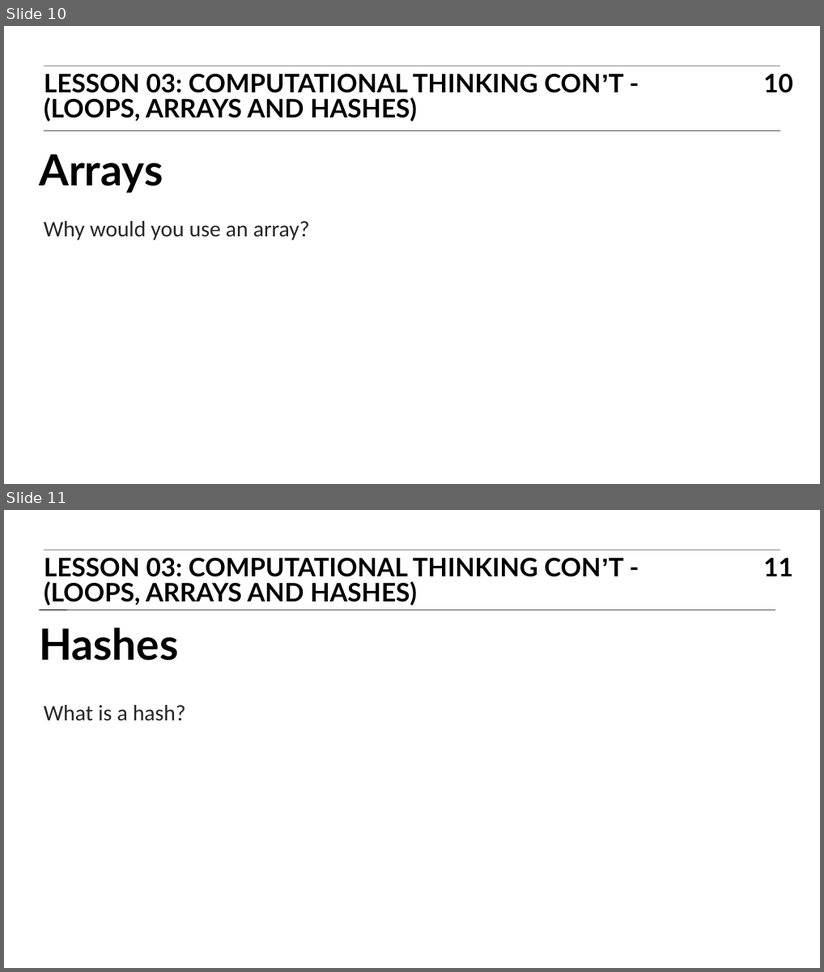
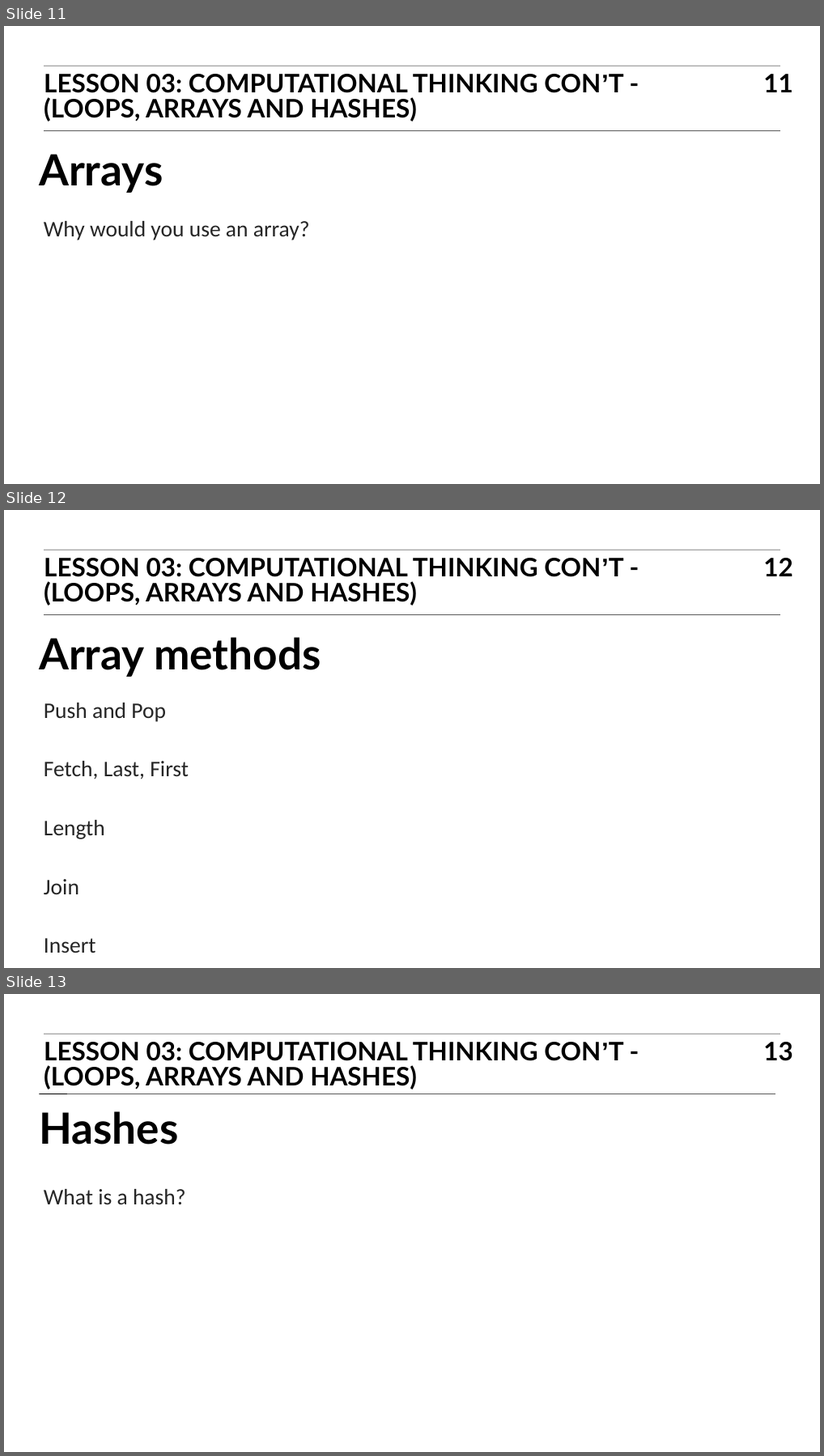
Before and after one commit to TravisGriffiths/ITR-BOS-01, a slide deck: Slides/03_ITR_slides.ppt. Shown one above the other, each under a label of ours: slides 10 and 11 before the commit, slides 11, 12 and 13 after it. The pictures are 824x972 and 824x1456 pixels, drawn with LibreOffice and Linux fonts; fonts in the diff are those of the drawing. Boxes give left, top, right and bottom in pixels: in the first picture for what was removed or moved away, otherwise in the second. Text is boxed around its words. In the diff, an @@ line names an element or a change of style, - is before the commit and + after.

```diff
--- a/Slides/03_ITR_slides.ppt
+++ b/Slides/03_ITR_slides.ppt
@@ slide 12 added at (4, 510, 820, 968), background #FFFFFF @@
@@ line added from (44, 550) to (781, 550), #000000 0.51 pt @@
@@ text added at (44, 558, 624, 606), 32 pt, text #000000, bold @@
+LESSON 03: COMPUTATIONAL THINKING CON’T - (LOOPS, ARRAYS AND HASHES)
@@ page number added at (764, 558, 794, 576), 32 pt, text #000000, bold @@
+12
@@ line added from (44, 615) to (781, 615), #000000 0.51 pt @@
@@ title added at (39, 637, 321, 677), 54 pt, text #000000, bold @@
+Array methods
@@ text added at (44, 703, 189, 953), 28 pt, text #262626 @@
+Push and Pop
+Fetch, Last, First
+Length
+Join
+Insert
@@ what was slide 10 is now slide 11 @@
@@ page number at (764, 74, 794, 92): text changed @@
-10
+11
@@ what was slide 11 is now slide 13 @@
@@ page number at (764, 1042, 794, 1061): text changed @@
-11
+13
```
Also in this commit, not shown: 1 slide changed, 1 other slide added, 2 other files.
